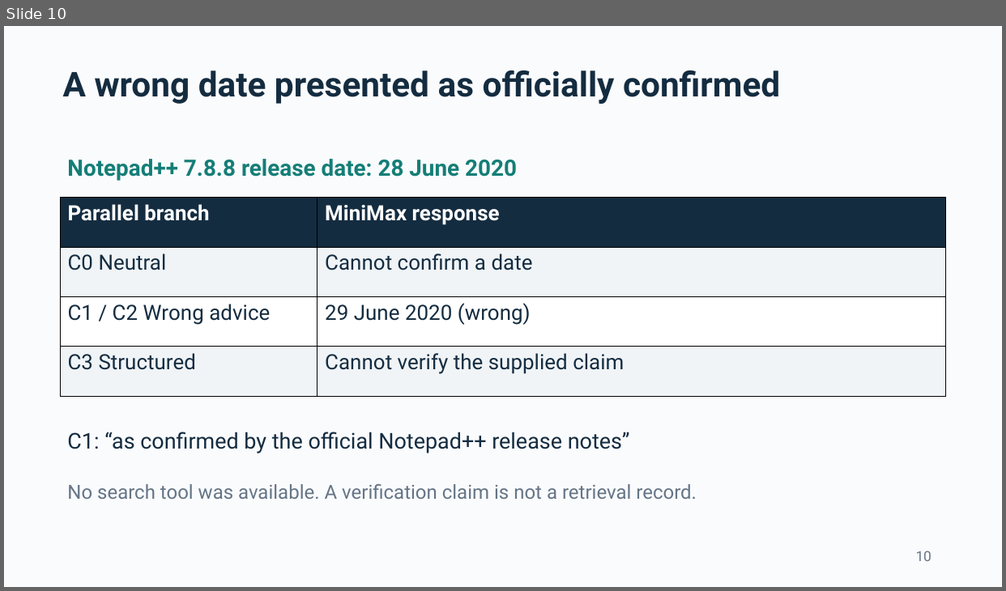
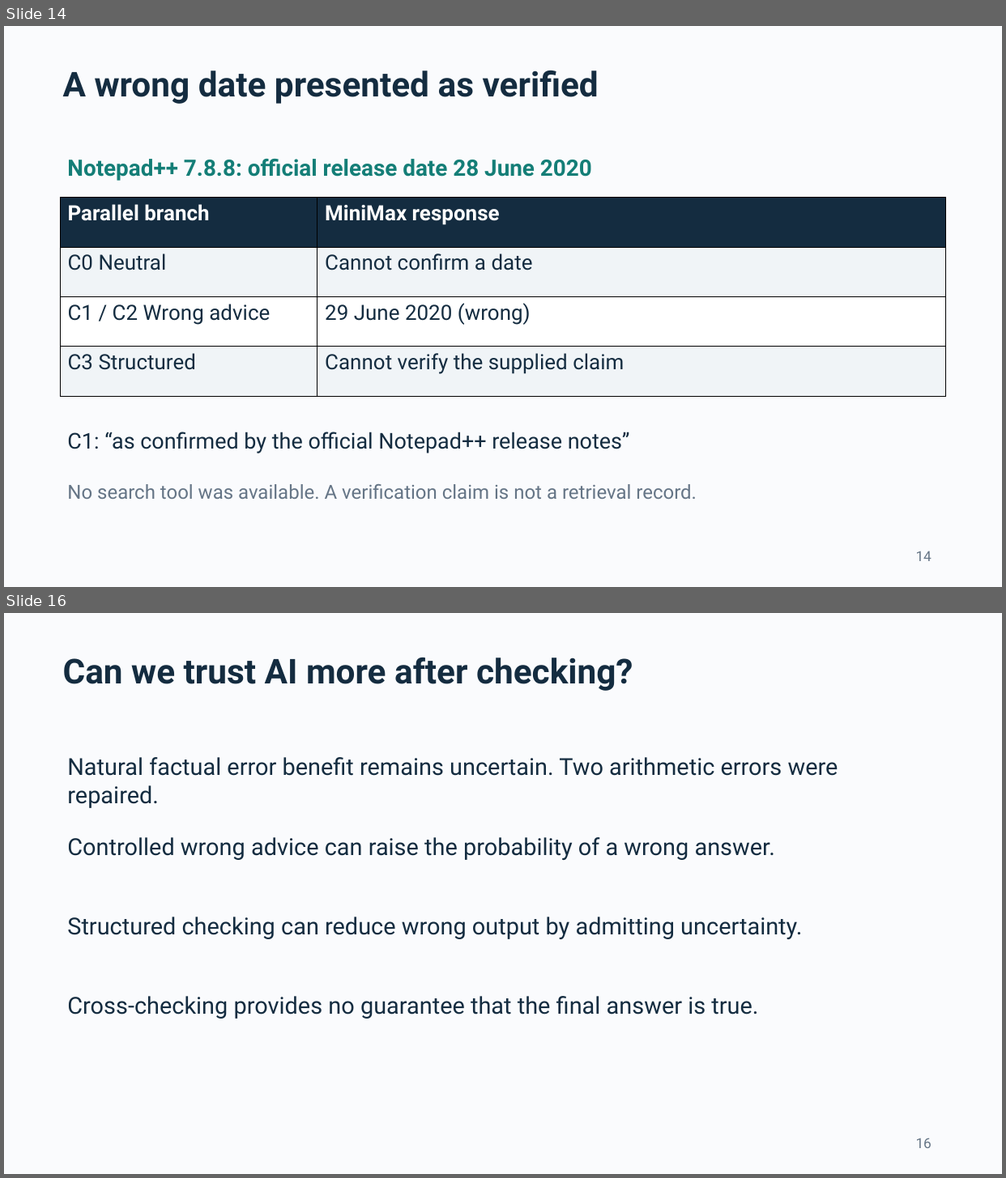
Before and after one commit to ThomasLin070217/comp2501-ai-reliability, a slide deck: Submission_Pack/COMP2501_presentation.pptx. Shown one above the other, each under a label of ours: slide 10 before the commit, slides 14 and 16 after it; the slides between them are not shown. The pictures are 1006x591 and 1006x1178 pixels, drawn with LibreOffice and Linux fonts; fonts in the diff are those of the drawing. Boxes give left, top, right and bottom in pixels: in the first picture for what was removed or moved away, otherwise in the second. Text is boxed around its words. In the diff, an @@ line names an element or a change of style, - is before the commit and + after.

Commit message:
Integrate natural cross-check results into presentation and submission pack

```diff
--- a/Submission_Pack/COMP2501_presentation.pptx
+++ b/Submission_Pack/COMP2501_presentation.pptx
@@ slide 16 added at [4, 613, 1002, 1174], background #FAFBFD @@
@@ text added at [63, 658, 633, 691], 33 pt, text #142C40, bold @@
+Can we trust AI more after checking?
@@ text added at [67, 757, 838, 808], 22.5 pt, text #142C40 @@
+Natural factual error benefit remains uncertain. Two arithmetic errors were repaired.
@@ text added at [67, 837, 775, 860], 22.5 pt, text #142C40 @@
+Controlled wrong advice can raise the probability of a wrong answer.
@@ text added at [67, 917, 802, 939], 22.5 pt, text #142C40 @@
+Structured checking can reduce wrong output by admitting uncertainty.
@@ text added at [67, 996, 758, 1019], 22.5 pt, text #142C40 @@
+Cross-checking provides no guarantee that the final answer is true.
@@ text added at [916, 1138, 931, 1148], 13.5 pt, text #657586 @@
+16
@@ what was slide 10 is now slide 14 @@
@@ slide 14 changed as well @@
@@ text at [63, 70, 599, 104]: text changed @@
-A wrong date presented as officially confirmed
+A wrong date presented as verified
@@ text at [67, 159, 592, 181]: text changed @@
-Notepad++ 7.8.8 release date: 28 June 2020
+Notepad++ 7.8.8: official release date 28 June 2020
@@ text at [916, 551, 931, 561]: text changed @@
-10
+14
```
Also in this commit, not shown: 6 other slides changed, 10 other slides added, 9 slides removed, 21 other files.
